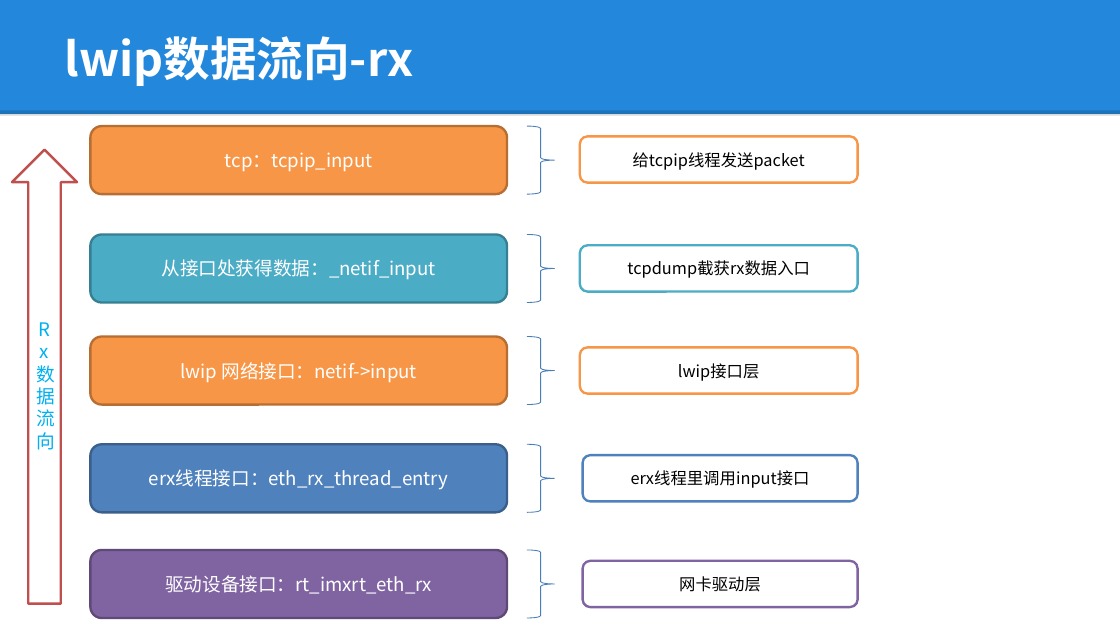
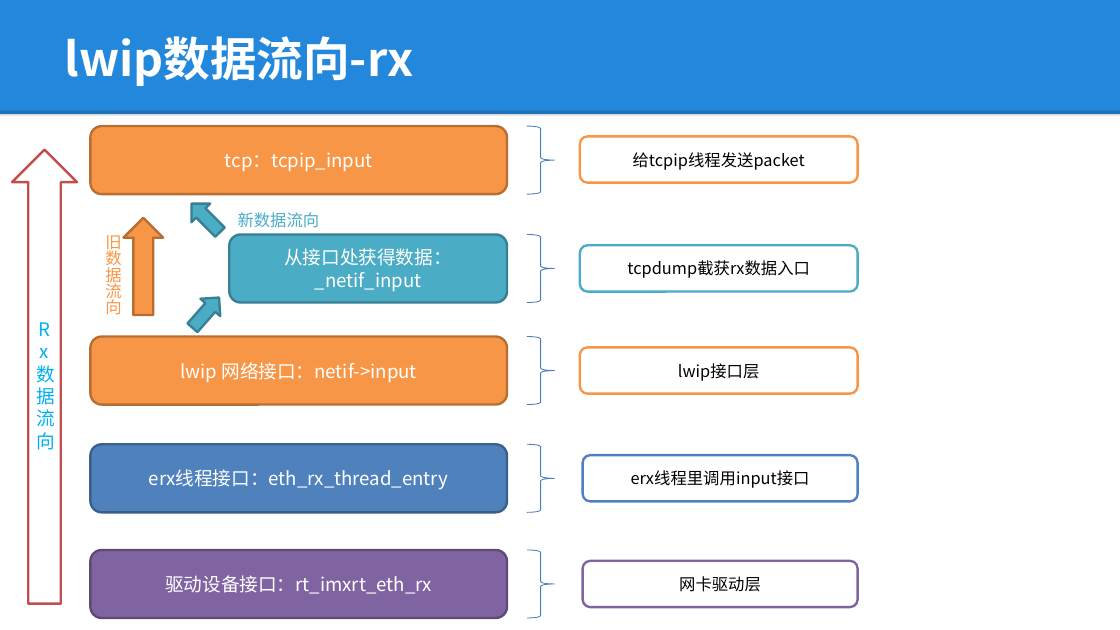
Before and after one commit to lepustse/tcpdump, a slide deck: slide 4 of tcpdump.pptx. Drawn at 1120x630 pixels with LibreOffice and Linux fonts; fonts in the diff are those of the drawing; background and template pictures are left out. Boxes give left, top, right and bottom in pixels: in the first picture for what was removed or moved away, otherwise in the second. Text is boxed around its words. In the diff, an @@ line names an element or a change of style, - is before the commit and + after.

```diff
--- a/tcpdump.pptx
+++ b/tcpdump.pptx
@@ down arrow added at (182, 194, 229, 241), fill #4BACC6, outline #377F92 2 pt @@
@@ text added at (105, 235, 121, 315), 14 pt, text #F79646 @@
+旧数据流向
@@ down arrow added at (124, 218, 163, 315), fill #F79646, outline #B76F34 2 pt @@
@@ rounded rectangle "从接口处获得数据：_netif_input": place and size @@
-rounded rectangle "从接口处获得数据：_netif_input" at (91, 234, 507, 302)
+rounded rectangle "从接口处获得数据：_netif_input" at (229, 234, 507, 302)
@@ text added at (238, 212, 320, 228), 14 pt, text #4BACC6 @@
+新数据流向
@@ down arrow added at (182, 289, 229, 336), fill #4BACC6, outline #377F92 2 pt @@
```
Also in this commit, not shown: 3 other slides changed.
